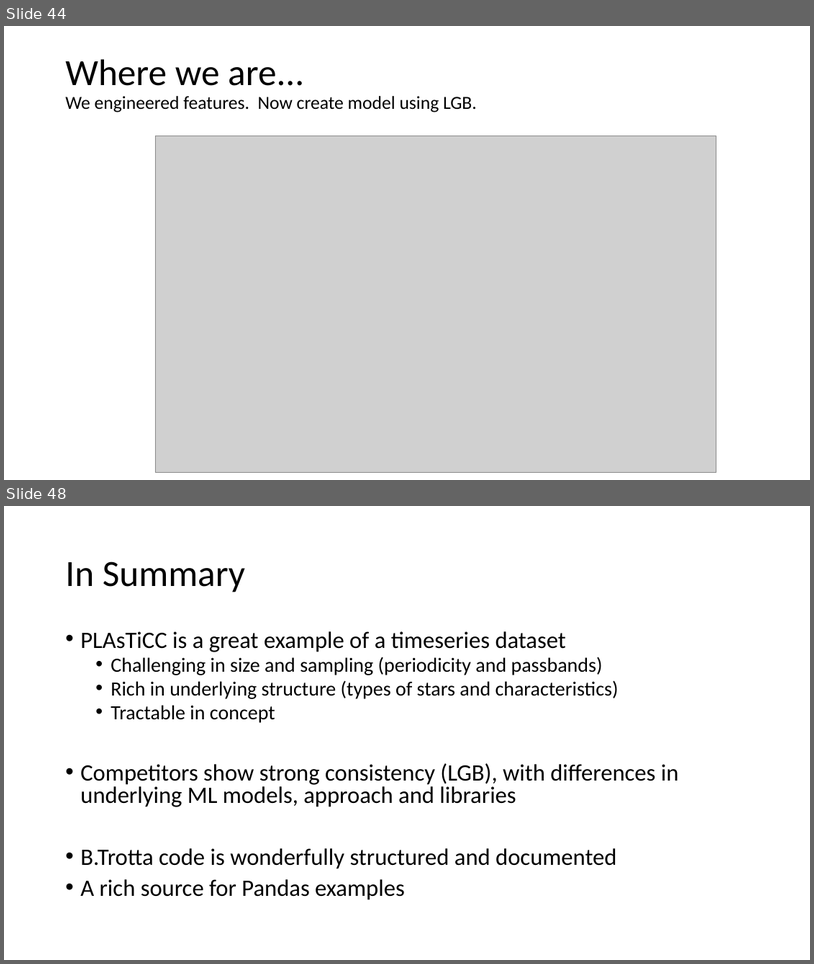
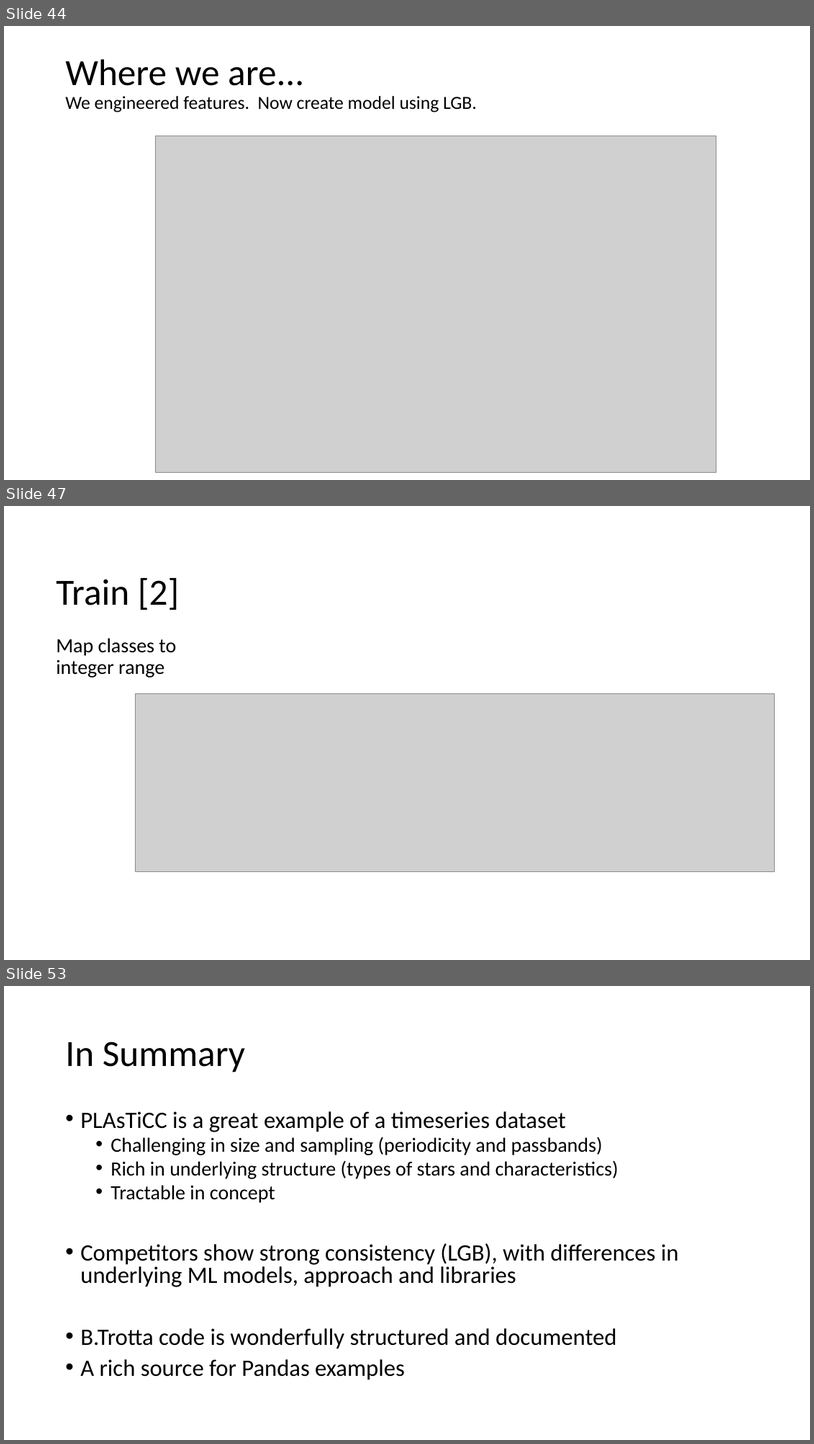
Before and after one commit to cwinsor/kaggle_plasticc, a slide deck: Kaggle_PLAsTiCC_and_B_Trotta_code_walk.pptx. Shown one above the other, each under a label of ours: slides 44 and 48 before the commit, slides 44, 47 and 53 after it; the slides between them are not shown. The pictures are 814x964 and 814x1444 pixels, drawn with LibreOffice and Linux fonts; fonts in the diff are those of the drawing; grey boxes stand for pictures. Boxes give left, top, right and bottom in pixels: in the first picture for what was removed or moved away, otherwise in the second. Text is boxed around its words. In the diff, an @@ line names an element or a change of style, - is before the commit and + after.

```diff
--- a/Kaggle_PLAsTiCC_and_B_Trotta_code_walk.pptx
+++ b/Kaggle_PLAsTiCC_and_B_Trotta_code_walk.pptx
@@ slide 47 added at <box>4,506,810,960</box>, background #FFFFFF @@
@@ title added at <box>56,578,179,677</box>, 24 pt, text #000000 @@
+Train [2]
+Map classes to integer range
@@ picture added at <box>135,693,774,872</box> @@
@@ what was slide 48 is now slide 53 @@
```
Also in this commit, not shown: 2 slides changed, 5 other slides added, 1 slide removed, 10 other files.
